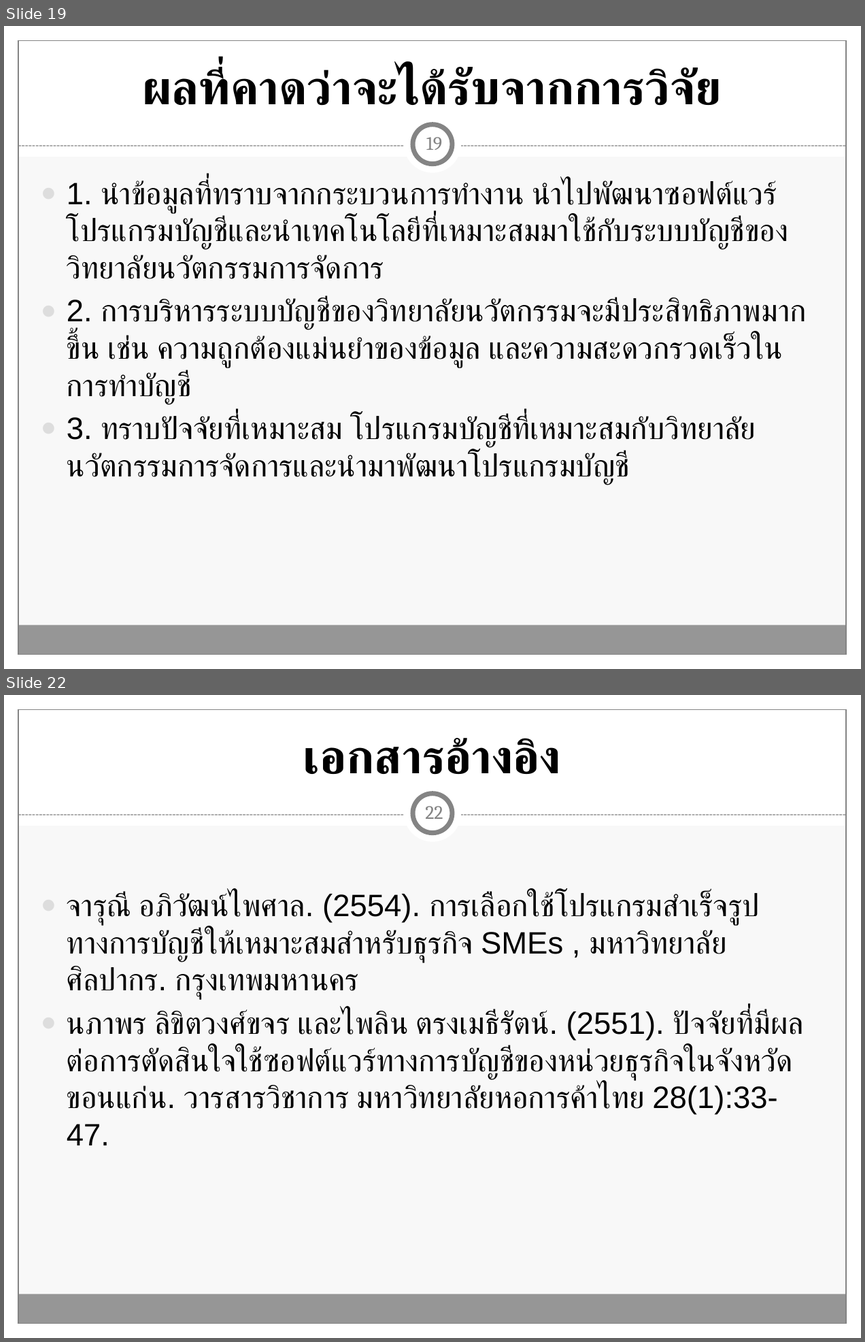
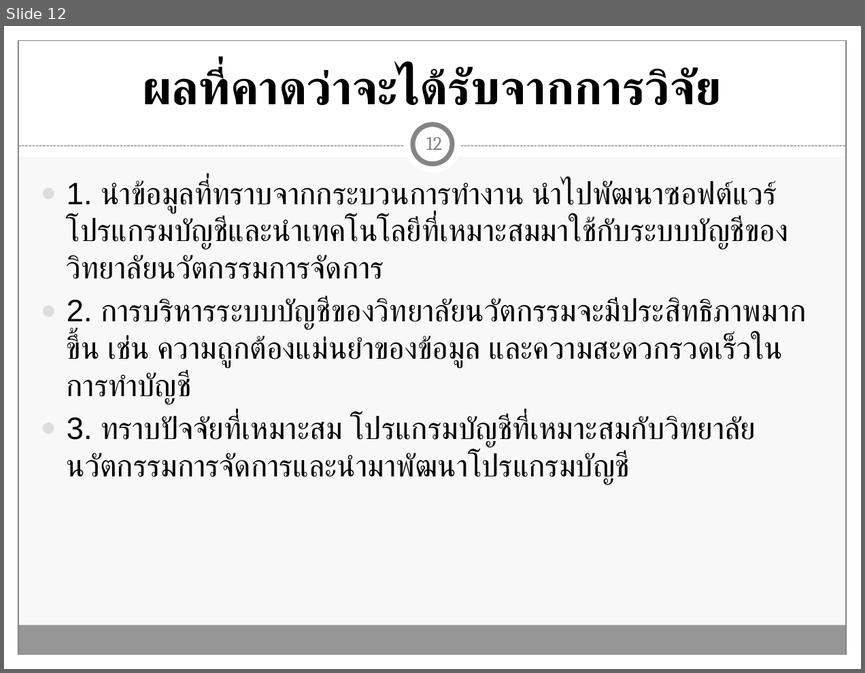
Before and after one commit to Tanandara/research, a slide deck: ฐานันดร์(โปรแกรมบัญชี RCIM)-Workshop (MBA).pptx. Shown one above the other, each under a label of ours: slides 19 and 22 before the commit, slide 12 after it; the slides between them are not shown. The pictures are 865x1342 and 865x673 pixels, drawn with LibreOffice and Linux fonts; fonts in the diff are those of the drawing. Boxes give left, top, right and bottom in pixels: in the first picture for what was removed or moved away, otherwise in the second. Text is boxed around its words. In the diff, an @@ line names an element or a change of style, - is before the commit and + after.

```diff
--- a/ฐานันดร์(โปรแกรมบัญชี RCIM)-Workshop (MBA).pptx
+++ b/ฐานันดร์(โปรแกรมบัญชี RCIM)-Workshop (MBA).pptx
@@ slide 22 removed at box(4, 695, 861, 1338), background #F8F8F8; not listed: 9 template elements that a slide beside it also shows @@
@@ title removed at box(303, 738, 561, 775) @@
-เอกสารอ้างอิง
@@ page number removed at box(425, 806, 443, 819) @@
-22
@@ text removed at box(67, 892, 804, 1145) @@
-● จารุณี อภิวัฒน์ไพศาล. (2554). การเลือกใช้โปรแกรมสำเร็จรูปทางการบัญชีให้เหมาะสมสำหรับธุรกิจ SMEs , มหาวิทยาลัยศิลปากร. กรุงเทพมหานคร
-● นภาพร ลิขิตวงศ์ขจร และไพลิน ตรงเมธีรัตน์. (2551). ปัจจัยที่มีผลต่อการตัดสินใจใช้ซอฟต์แวร์ทางการบัญชีของหน่วยธุรกิจในจังหวัดขอนแก่น. วารสารวิชาการ มหาวิทยาลัยหอการค้าไทย 28(1):33-47.
@@ what was slide 19 is now slide 12 @@
@@ page number at box(426, 137, 442, 150): text changed @@
-19
+12
```
Also in this commit, not shown: 6 slides changed, 8 other slides removed, 1 other file.
